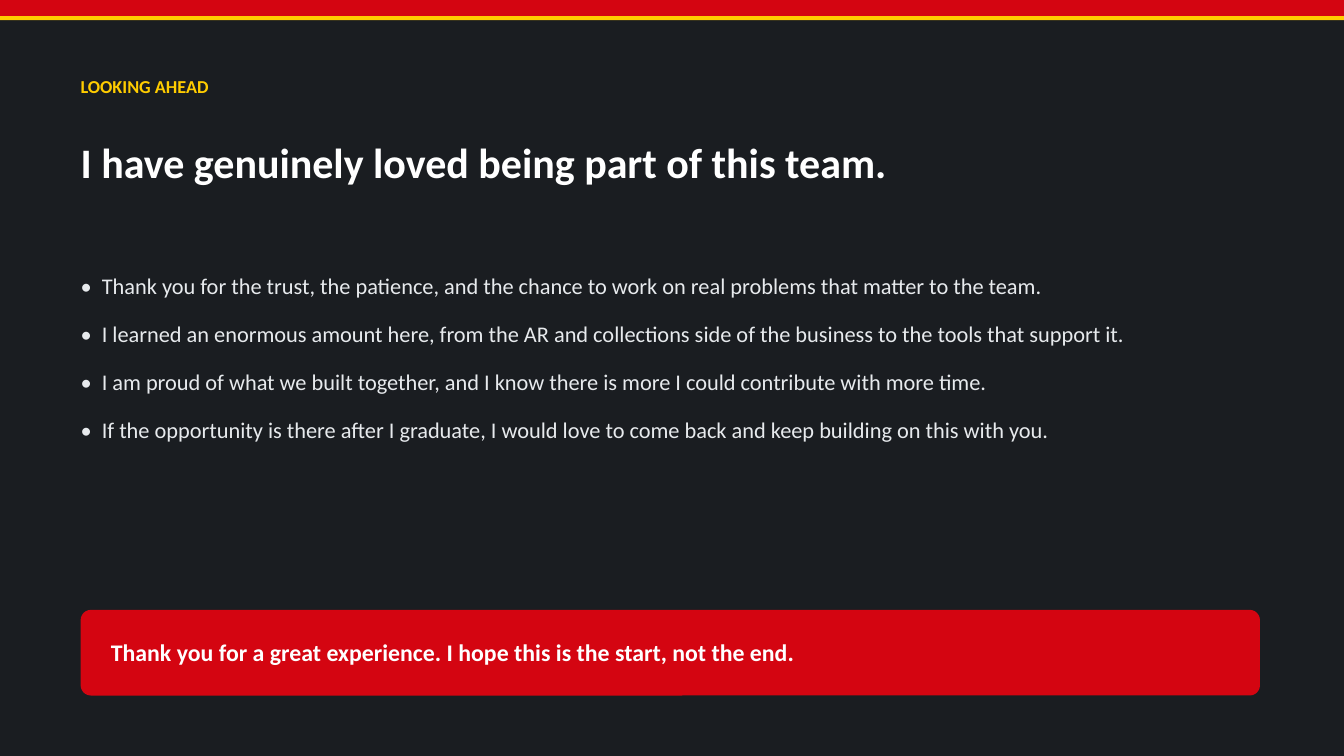
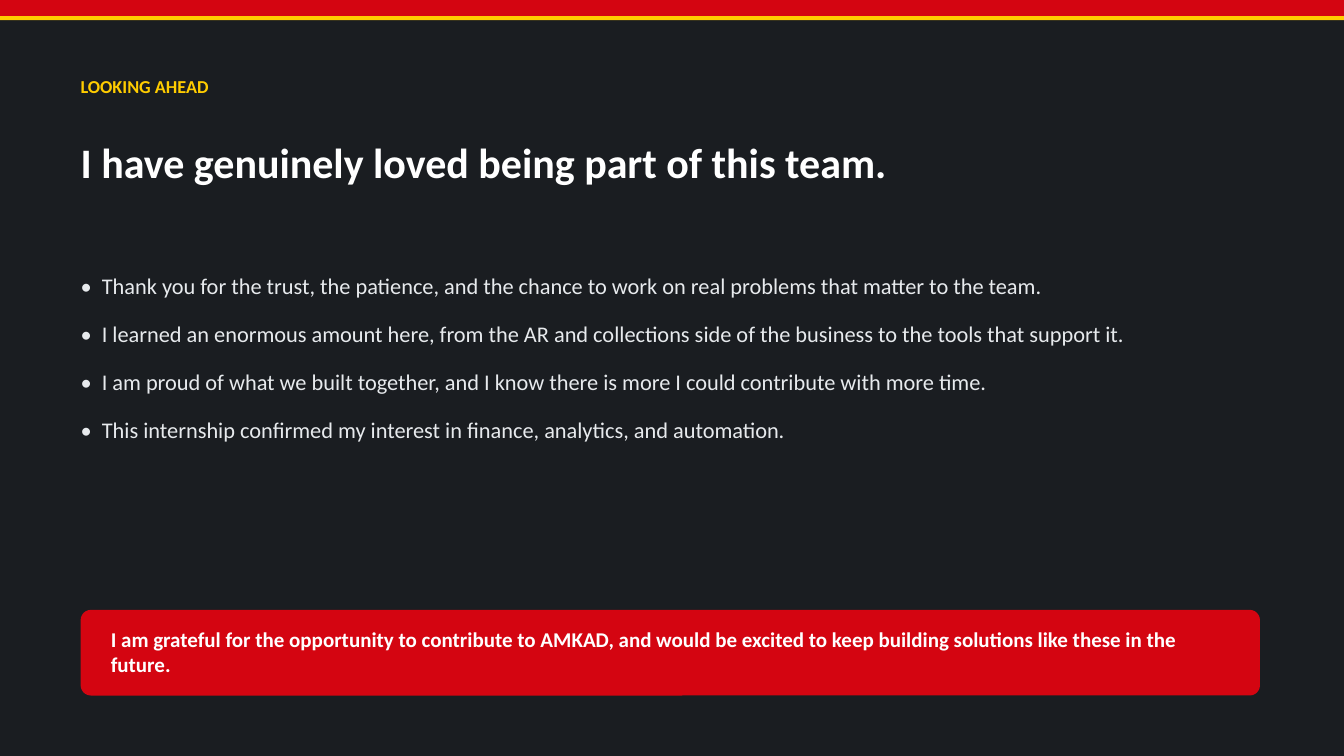
Before and after one commit to jkadadihi/Power-BI-, a slide deck: slide 17 of docs/AMKAD_Internship_Presentation.pptx (slide 13 before the commit). Drawn at 1344x756 pixels with LibreOffice and Linux fonts; fonts in the diff are those of the drawing. Boxes give left, top, right and bottom in pixels: in the first picture for what was removed or moved away, otherwise in the second. Text is boxed around its words. In the diff, an @@ line names an element or a change of style, - is before the commit and + after.

```diff
--- a/docs/AMKAD_Internship_Presentation.pptx
+++ b/docs/AMKAD_Internship_Presentation.pptx
@@ text at (102,422,784,442): text changed @@
-• If the opportunity is there after I graduate, I would love to come back and keep building on this with you.
+• This internship confirmed my interest in finance, analytics, and automation.
@@ text at (111,632,1176,672): text changed; size 17 to 15 pt @@
-Thank you for a great experience. I hope this is the start, not the end.
+I am grateful for the opportunity to contribute to AMKAD, and would be excited to keep building solutions like these in the future.
```
Also in this commit, not shown: 10 other slides changed, 4 slides added, 1 other file.
